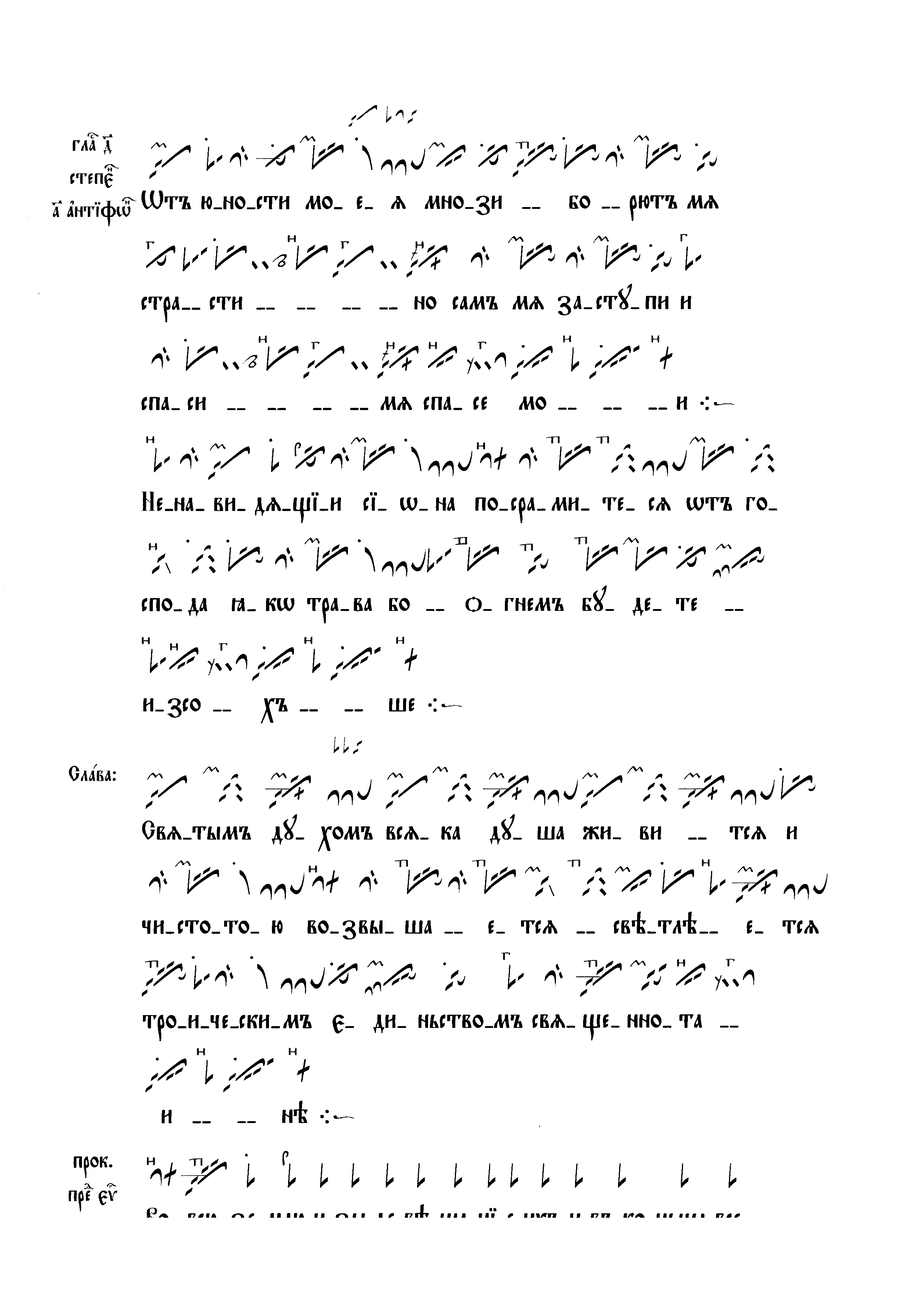
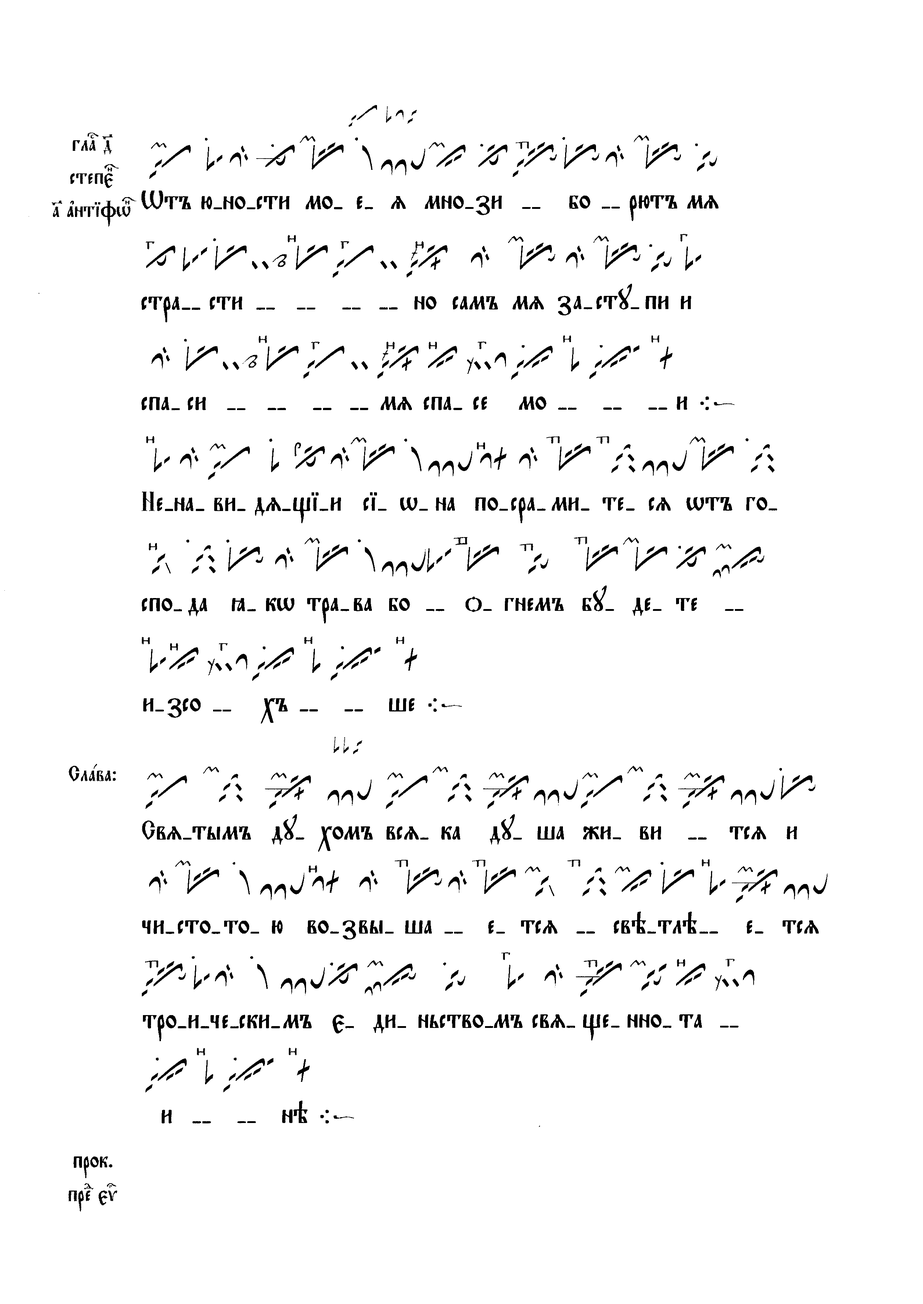
Comparing the layer stacks of the two 923px x 1304px images. Changes:
painted on "Чернила" over [left=146, top=1151, right=740, bottom=1219]
